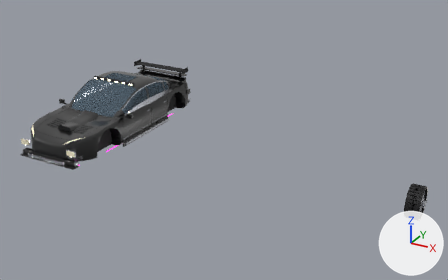
Renders of the glTF model VireoE.glb from each side of a commit.
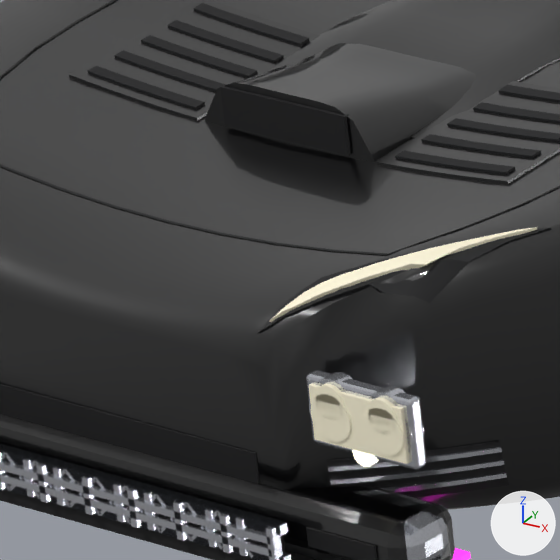
The first picture shows the older version from a 50 mm camera at (37.6, -45.8, 24.6) aimed at (12.7, -0.6, 2.0). The close-ups show the older and then the newer version on the part from 9% to 20% of the width and 42% to 59% of the height of that picture. Only the edits that show in the close-ups are written down. Lighting does not change. The marker at lower right points along +X, +Y and +Z. Vertices at exactly the same position are counted once.

The scene before the commit, as lines of its bpy script (objects in view):
```python
me_vireoe_optheadlightsslimdark = bpy.data.meshes.new('VireoE_OptHeadlightsSlimDark')
me_vireoe_optheadlightsslimdark.from_pydata(...)  # 208 vertices, 408 faces; spans x -3.17..3.17, y -9.52..-7.97, z 2.46..3.09
me_vireoe_optheadlightsslimdark.materials.append(mat_vireoe_optheadlightsslimdark)  # black #0d0d0f
me_vireoe_optheadlightsslimhead = bpy.data.meshes.new('VireoE_OptHeadlightsSlimHead')
me_vireoe_optheadlightsslimhead.from_pydata(...)  # 208 vertices, 408 faces; spans x -3.1..3.1, y -9.47..-8.04, z 2.56..3.11
me_vireoe_optheadlightsslimhead.materials.append(mat_vireoe_optheadlightsslimhead)  # pale yellow #fff7db
me_vireoe_opthoodscoopdark = bpy.data.meshes.new('VireoE_OptHoodScoopDark')
me_vireoe_opthoodscoopdark.from_pydata(...)  # a box spanning x -0.62..0.62, y -7.35..-7.29, z 2.917..3.237
me_vireoe_opthoodscoopdark.materials.append(mat_vireoe_opthoodscoopdark)  # black #0d0d0f
ob_vireoe_optheadlightsslimdark = bpy.data.objects.new('VireoE_OptHeadlightsSlimDark', me_vireoe_optheadlightsslimdark)
ob_vireoe_optheadlightsslimdark.location = (0.0, 0.0, 0.0)
ob_vireoe_optheadlightsslimhead = bpy.data.objects.new('VireoE_OptHeadlightsSlimHead', me_vireoe_optheadlightsslimhead)
ob_vireoe_optheadlightsslimhead.location = (0.0, 0.0, 0.0)
ob_vireoe_opthoodscoopdark = bpy.data.objects.new('VireoE_OptHoodScoopDark', me_vireoe_opthoodscoopdark)
ob_vireoe_opthoodscoopdark.location = (0.0, 0.0, 0.0)
# also in view: 'VireoE_Dark' at (0.4, -0.2, 1.9); 'VireoE_OptHoodCowlBody' at (0.0, -5.3, 3.2); 'VireoE_OptFrontBumperClassicChrome' at (0.0, -9.5, 1.1); 'VireoE_OptHeadlightsSquareChrome' at (0.0, -9.6, 2.0); 'VireoE_OptGrilleBilletChrome' at (0.0, -10.0, 1.1)
```
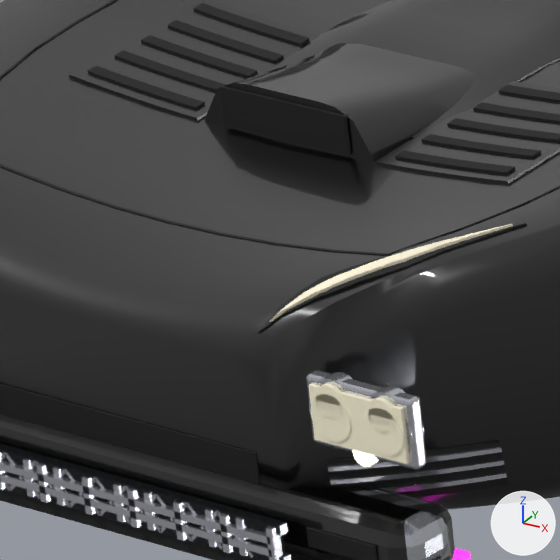
Changed parts and their boxes (x1, y1, x2, y2) in the close-ups (560 x 560 px; the box of a moved part takes in the faces that stretch with it):
```json
{"object": "VireoE_OptHeadlightsSlimDark", "change": "reshaped", "before": [258, 228, 551, 333], "after": [258, 223, 527, 333], "on screen": "8% narrower"}
{"object": "VireoE_OptHeadlightsSlimHead", "change": "reshaped", "before": [269, 227, 537, 322], "after": [269, 224, 513, 322], "on screen": "9% narrower"}
{"part": 2, "of": "me_vireoe_optheadlightsslimhead", "change": "moved or reshaped", "before": [269, 227, 537, 322], "after": [270, 224, 513, 322]}
```

The change, as JSON lines over the scene's bpy script:
```json
{"block": "me_vireoe_optheadlightsslimdark", "where": "# used by ob_vireoe_optheadlightsslimdark; location = (0.0, 0.0, 0.0)"}
{"op": "remove", "block": "me_vireoe_optheadlightsslimdark", "code": "me_vireoe_optheadlightsslimdark.from_pydata(...)  # 208 vertices, 408 faces; spans x -3.17..3.17, y -9.52..-7.97, z 2.46..3.09"}
{"op": "add", "block": "me_vireoe_optheadlightsslimdark", "code": "me_vireoe_optheadlightsslimdark.from_pydata(...)  # 208 vertices, 408 faces; spans x -2.94..2.94, y -9.52..-7.98, z 2.46..3.08"}
{"block": "me_vireoe_optheadlightsslimdark", "change": "me_vireoe_optheadlightsslimdark part 1: 96 of 208 vertices moved; they spanned x 1.72..3.17, y -9.47..-7.97, z 2.52..3.09 and now span x 1.7..2.94, y -9.47..-7.98, z 2.51..3.08; mean shift (-0.11, 0.0, 0.0); largest move (2.69, -8.83, 2.71) -> (2.48, -8.82, 2.95)"}
{"block": "me_vireoe_optheadlightsslimdark", "change": "other edits to the shape of me_vireoe_optheadlightsslimdark do not show in these pictures"}
{"block": "me_vireoe_optheadlightsslimhead", "where": "# used by ob_vireoe_optheadlightsslimhead; location = (0.0, 0.0, 0.0)"}
{"op": "remove", "block": "me_vireoe_optheadlightsslimhead", "code": "me_vireoe_optheadlightsslimhead.from_pydata(...)  # 208 vertices, 408 faces; spans x -3.1..3.1, y -9.47..-8.04, z 2.56..3.11"}
{"op": "add", "block": "me_vireoe_optheadlightsslimhead", "code": "me_vireoe_optheadlightsslimhead.from_pydata(...)  # 208 vertices, 408 faces; spans x -2.86..2.86, y -9.47..-8.05, z 2.56..3.08"}
{"block": "me_vireoe_optheadlightsslimhead", "change": "me_vireoe_optheadlightsslimhead part 2: 96 of 208 vertices moved; they spanned x 1.77..3.1, y -9.4..-8.04, z 2.61..3.11 and now span x 1.76..2.86, y -9.4..-8.05, z 2.61..3.08; mean shift (-0.12, 0.0, -0.02); largest move (3.1, -8.06, 3.11) -> (2.85, -8.05, 3.08)"}
{"block": "me_vireoe_optheadlightsslimhead", "change": "other edits to the shape of me_vireoe_optheadlightsslimhead do not show in these pictures"}
```
